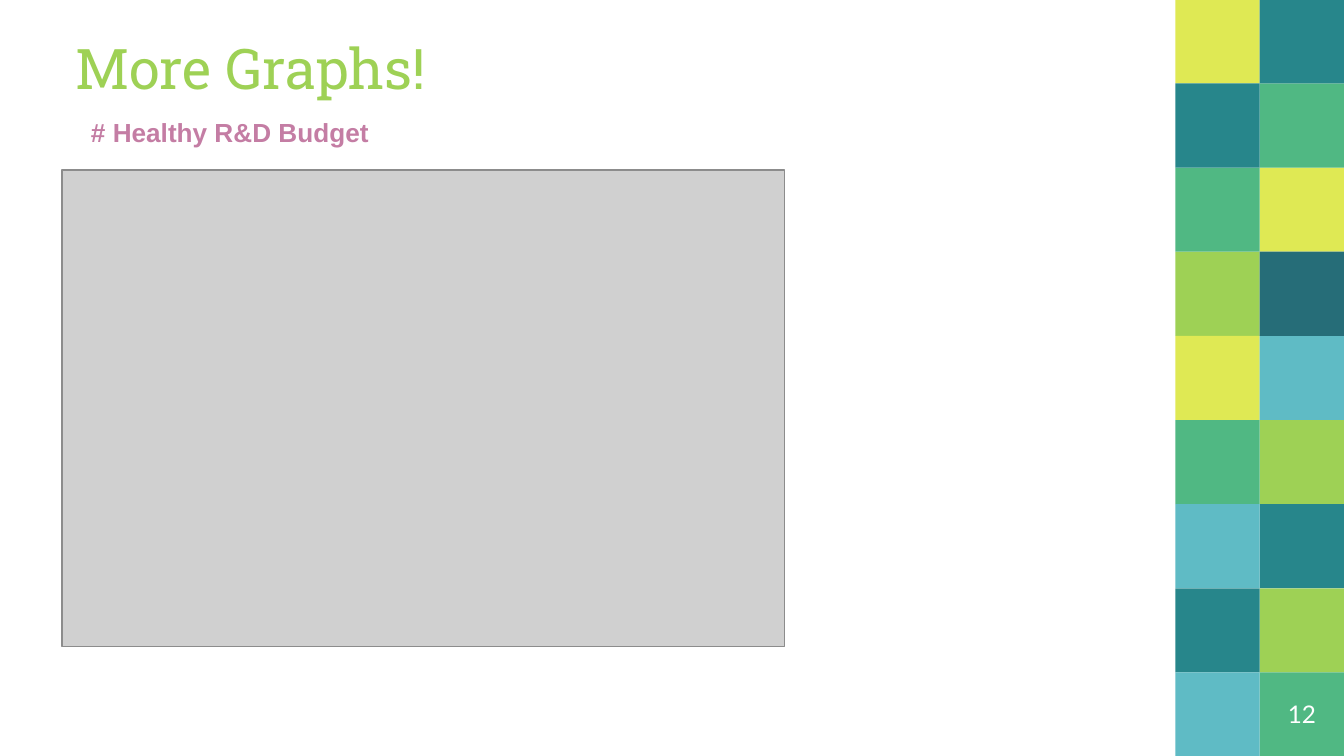
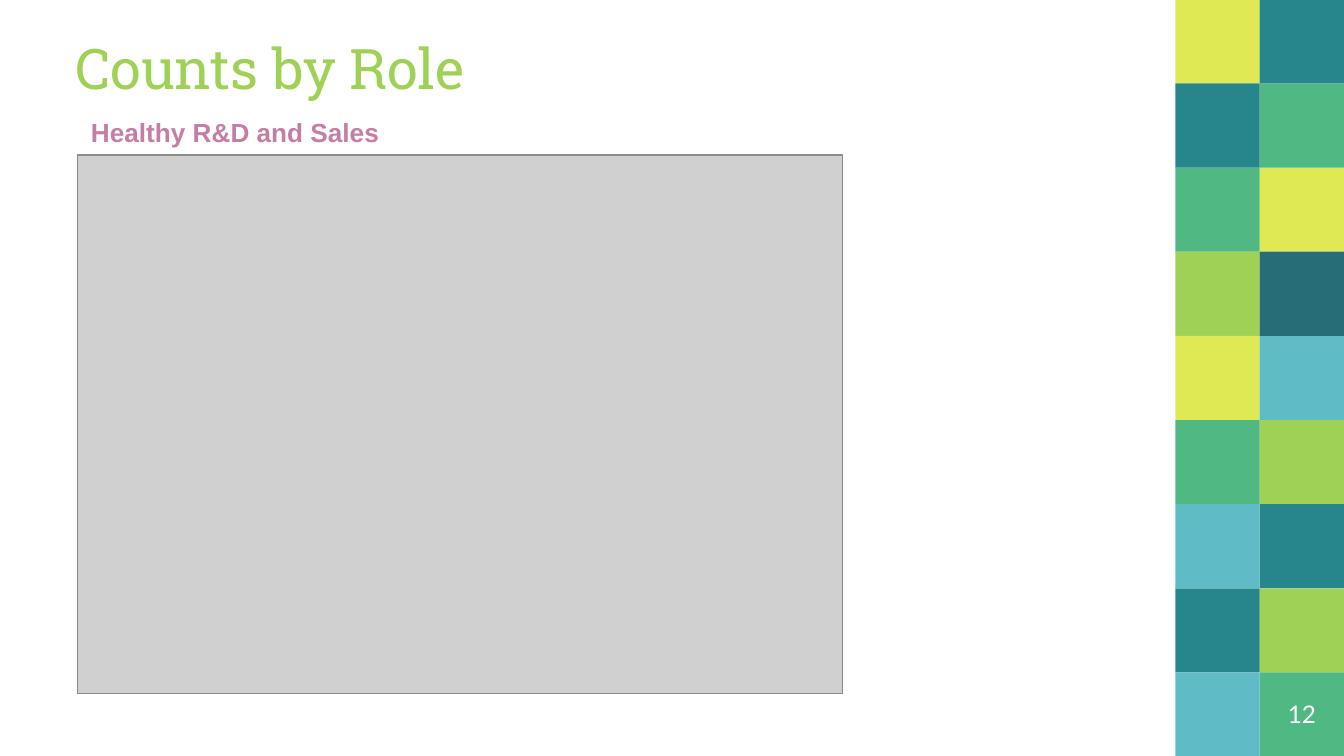
Before and after one commit to ccgraves/DDS-CaseStudy-2, a slide deck: slide 12 of Case_Study_Two.pptx. Drawn at 1344x756 pixels with LibreOffice and Linux fonts; fonts in the diff are those of the drawing; grey boxes stand for pictures. Boxes give left, top, right and bottom in pixels: in the first picture for what was removed or moved away, otherwise in the second. Text is boxed around its words. In the diff, an @@ line names an element or a change of style, - is before the commit and + after.

```diff
--- a/Case_Study_Two.pptx
+++ b/Case_Study_Two.pptx
@@ title at (75, 46, 465, 101): text changed @@
-More Graphs!
+Counts by Role
@@ text at (91, 123, 378, 156): text changed @@
-# Healthy R&D Budget
+Healthy R&D and Sales Budgets
@@ picture: place and size @@
-picture at (62, 171, 785, 646)
+picture at (78, 155, 843, 694)
```
Also in this commit, not shown: 2 other slides changed, 15 other files.
